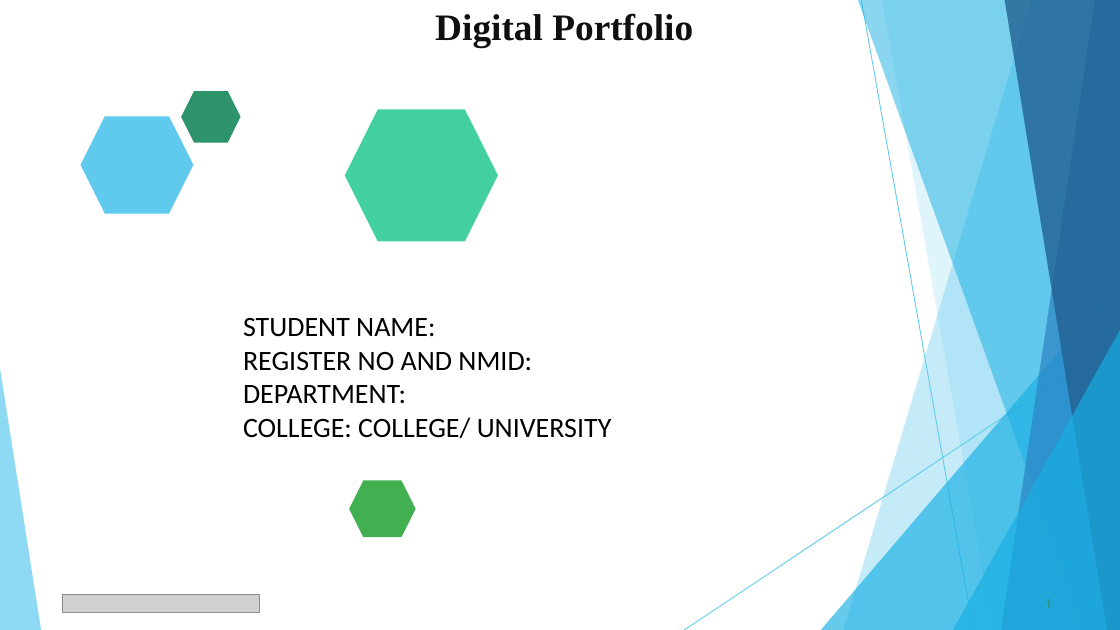
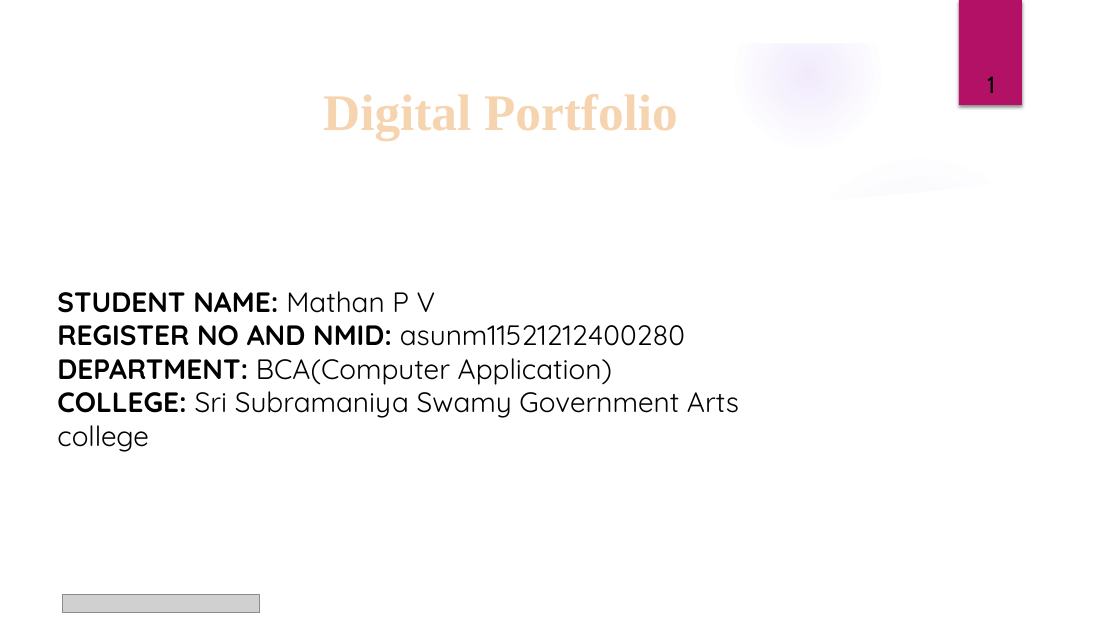
Before and after one commit to MAD-14/TNSDC-FWD-DP1, a slide deck: slide 1 of PPT FWD TNSDC 2025.pptx. Drawn at 1120x630 pixels with LibreOffice and Linux fonts; fonts in the diff are those of the drawing; grey boxes stand for pictures; background and template pictures are left out. Boxes give left, top, right and bottom in pixels: in the first picture for what was removed or moved away, otherwise in the second. Text is boxed around its words. In the diff, an @@ line names an element or a change of style, - is before the commit and + after.

```diff
--- a/PPT FWD TNSDC 2025.pptx
+++ b/PPT FWD TNSDC 2025.pptx
@@ group added at (0, 0, 1120, 630): 5 ellipses, 3 freeform shapes @@
@@ freeform shape removed at (844, 0, 1120, 630) @@
@@ freeform shape removed at (858, 0, 1120, 630) @@
@@ freeform shape removed at (862, 1, 974, 630) @@
@@ freeform shape removed at (882, 0, 1120, 630) @@
@@ rectangle added at (959, 0, 1022, 105), fill #B31166 @@
@@ freeform shape removed at (1002, 0, 1120, 630) @@
@@ freeform shape removed at (1005, 0, 1120, 630) @@
@@ title "Digital Portfolio": place and size @@
-title "Digital Portfolio" at (435, 13, 693, 47)
+title "Digital Portfolio" at (323, 94, 678, 141)
@@ title "Digital Portfolio" at (323, 94, 678, 141): size 32 to 44 pt, text colour #0F0F0F to #F6D4B0; vertical alignment top to middle @@
@@ page number: place and size @@
-page number at (1046, 599, 1051, 608)
+page number at (987, 76, 995, 93)
@@ page number at (987, 76, 995, 93): size 11 to 20 pt, text colour #2D936B to #000000; alignment left to centre; vertical alignment top to bottom @@
@@ freeform shape removed at (81, 117, 193, 214) @@
@@ freeform shape removed at (181, 91, 241, 142) @@
@@ freeform shape removed at (344, 109, 497, 241) @@
@@ text at (57, 291, 739, 452): text changed; font Calibri to Quicksand @@
-STUDENT NAME:
-REGISTER NO AND NMID:
-DEPARTMENT:
-COLLEGE: COLLEGE/ UNIVERSITY
+STUDENT NAME: Mathan P V
+REGISTER NO AND NMID: asunm11521212400280
+DEPARTMENT: BCA(Computer Application)
+COLLEGE: Sri Subramaniya Swamy Government Arts college
@@ freeform shape removed at (821, 280, 1120, 630) @@
@@ freeform shape removed at (685, 339, 1120, 630) @@
@@ freeform shape removed at (953, 330, 1120, 630) @@
@@ freeform shape removed at (0, 369, 41, 630) @@
@@ freeform shape removed at (350, 481, 416, 538) @@
```
Also in this commit, not shown: 1 other slide changed, 9 slides added, 9 slides removed.
